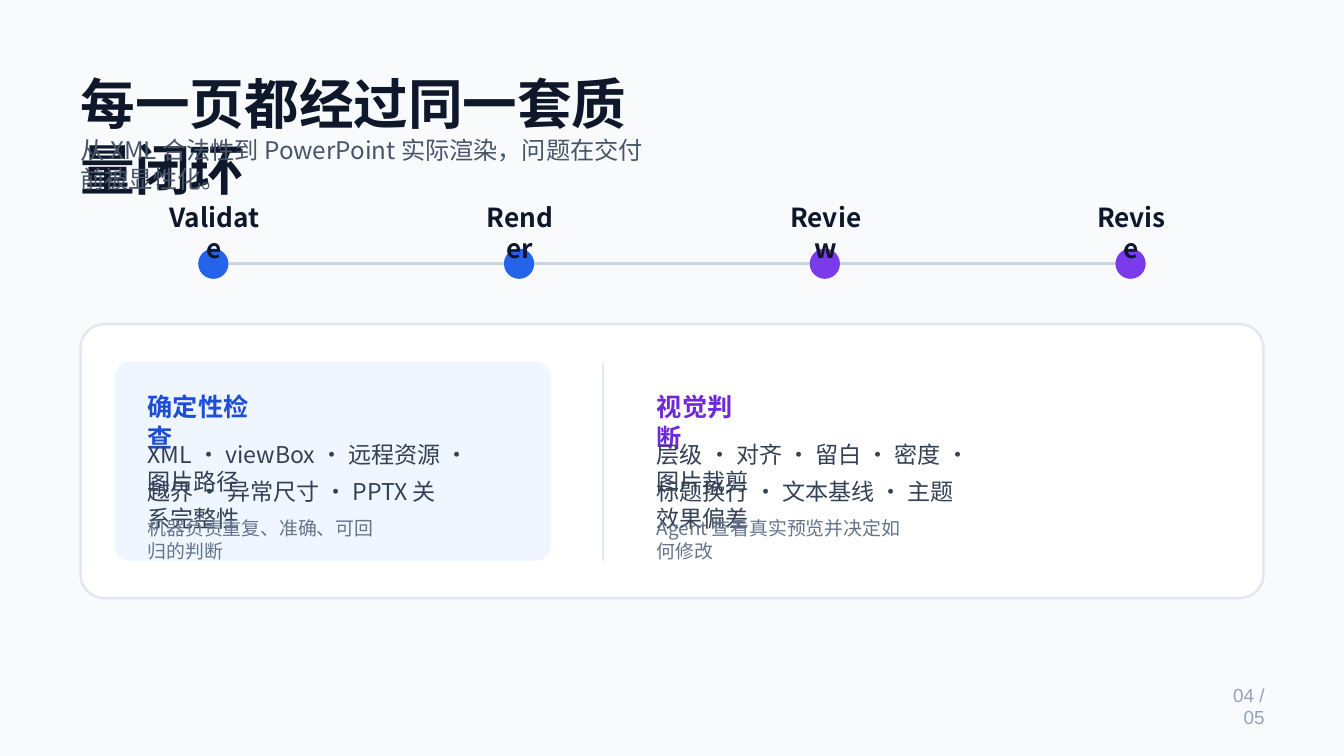
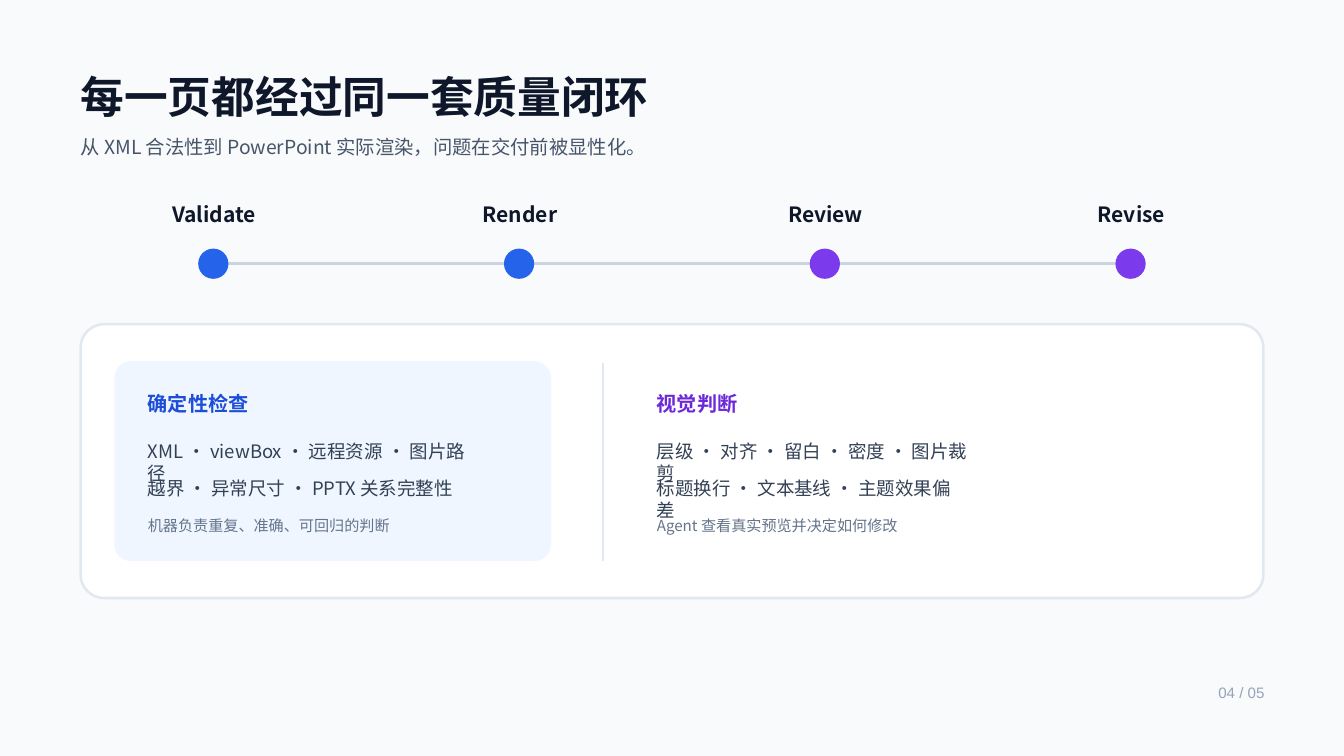
Before and after one commit to AaaBinfinity/VectorDeckPPT, a slide deck: slide 4 of examples/basic-deck/example.pptx. Drawn at 1344x756 pixels with LibreOffice and Linux fonts; fonts in the diff are those of the drawing. Boxes give left, top, right and bottom in pixels: in the first picture for what was removed or moved away, otherwise in the second. Text is boxed around its words. In the diff, an @@ line names an element or a change of style, - is before the commit and + after.

```diff
--- a/examples/basic-deck/example.pptx
+++ b/examples/basic-deck/example.pptx
@@ text "每一页都经过同一套质量闭环" at (81,75,649,117): size 39 to 31.2 pt @@
@@ text "从 XML 合法性到 PowerPoint 实际渲染，问题在交付前被显性化。" at (81,137,646,156): size 17.2 to 13.8 pt @@
@@ size 18.8 to 15 pt in 4 elements at (172,205,256,223), (483,205,558,223), (788,205,863,223), (1098,205,1165,223) @@
@@ text "确定性检查" at (148,393,249,413): size 18 to 14.4 pt @@
@@ text "视觉判断" at (657,394,738,413): size 18 to 14.4 pt @@
@@ size 16.5 to 13.2 pt in 4 elements at (148,442,465,460), (148,476,452,497), (657,442,967,460), (657,476,950,497) @@
@@ size 13.5 to 10.8 pt in 3 elements at (148,518,390,532), (657,516,898,535), (1218,687,1265,698) @@
```
Also in this commit, not shown: 4 other slides changed, 38 other files.
